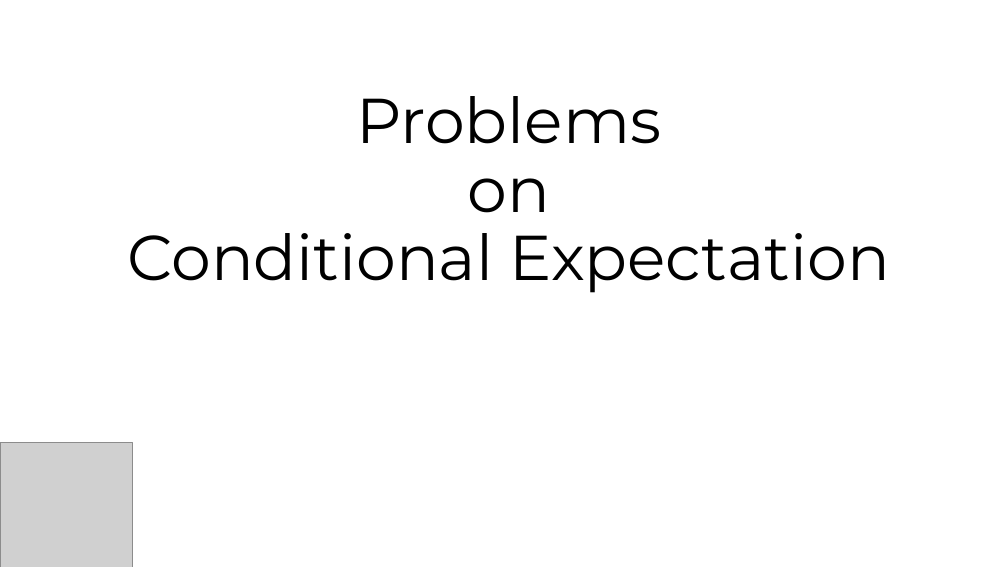
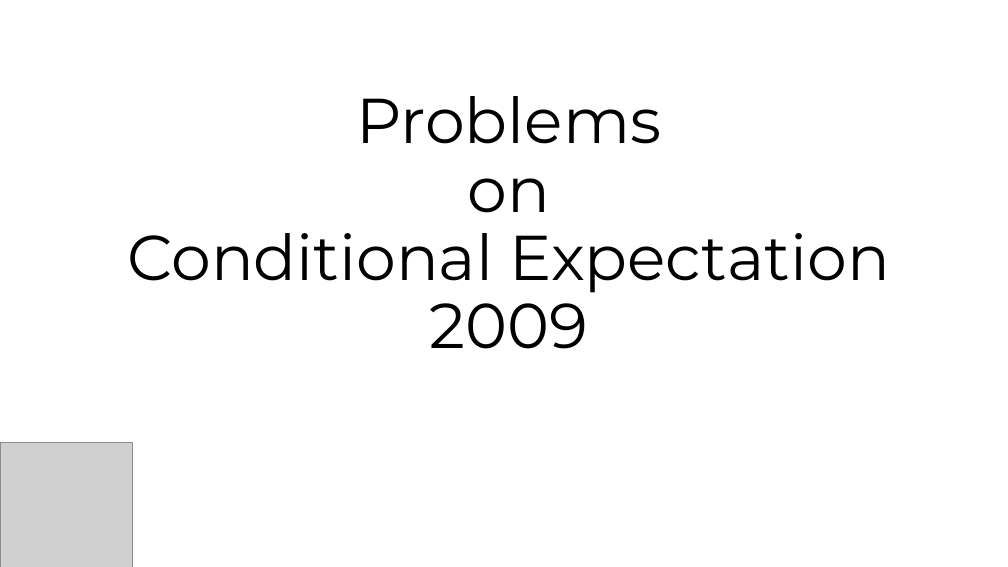
Before and after one commit to jinmang2/probability, a slide deck: slide 1 of 조건부기대값 임용고시 2009.pptx. Drawn at 1008x567 pixels with LibreOffice and Linux fonts; fonts in the diff are those of the drawing; grey boxes stand for pictures. Boxes give left, top, right and bottom in pixels: in the first picture for what was removed or moved away, otherwise in the second. Text is boxed around its words. In the diff, an @@ line names an element or a change of style, - is before the commit and + after.

```diff
--- a/조건부기대값 임용고시 2009.pptx
+++ b/조건부기대값 임용고시 2009.pptx
@@ title at <box>128,96,890,349</box>: text changed @@
-Problems
-on
-Conditional Expectation
+Problems
+on
+Conditional Expectation
+2009
```
